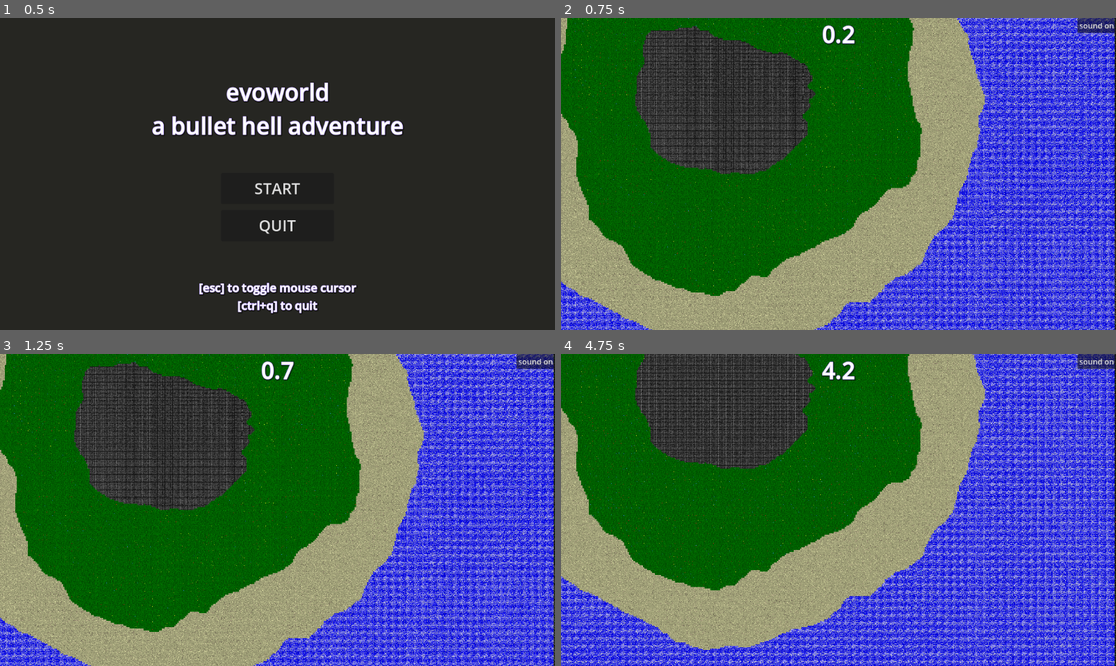
Above: before the commit, frames 1-4 (two rows, left to right).
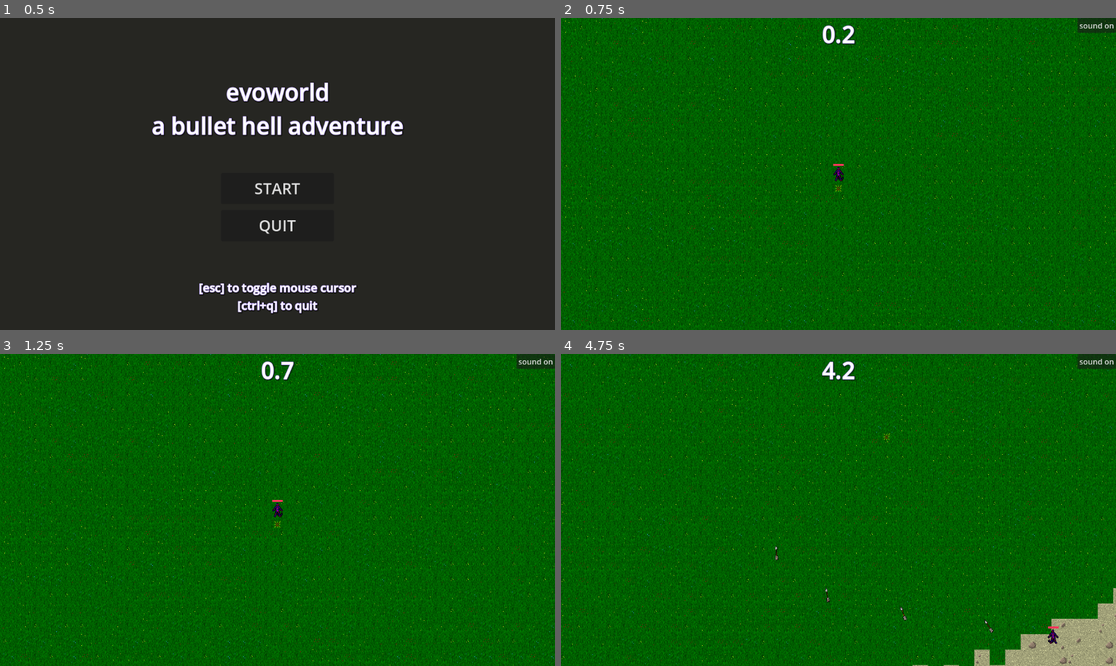
Above: after the commit, the same moments.

Repository: efredericks/evoworld-bullet-hell
Game: Godot game, scene res://scenes/menu.tscn
Same seed, same stepped clock (60 frames per second), same inputs: the game is played once before the commit and once after it.
Inputs (mouse positions are in pixels of both pictures, inside the frame that each line leads up to):
- Up to frame 1 (0.5 s): no input
- Up to frame 2 (0.75 s): click "START" at 0.5 s
- Up to frame 3 (1.25 s): no input
- Up to frame 4 (4.75 s): click "sound on" at 1.25 s; click "sound off" at 2 s; move the mouse to (960, 494) at 2.77 s; press the mouse at (960, 494) at 2.78 s; hold D (move_right) 2.78-3.53 s; move the mouse to (727, 525) at 3.52 s; release the mouse at (727, 525) at 3.53 s; hold S (move_down) 3.53-4.28 s; click (727, 525) at 3.6 s; move the mouse to (894, 441) at 4.27 s; press the mouse at (894, 441) at 4.28 s; hold D (move_right) from 4.28 s (still down)

Frame 1 is identical in both runs. In frame 2, 71% of the frame differs, in the area x 0-100%, y 0-100%; in frame 3, 71%; in frame 4, 76%.

Commit message:
spawner placement

Diff:
--- a/main.tscn
+++ b/main.tscn
@@ -238,7 +238,6 @@
 
 [node name="Camera2D" type="Camera2D" parent="." unique_id=173416757]
 position = Vector2(98, 136)
-zoom = Vector2(0.1, 0.1)
 limit_enabled = false
 limit_left = 0
 limit_top = -352
--- a/scripts/game_manager.gd
+++ b/scripts/game_manager.gd
@@ -19,6 +19,8 @@
 @onready var left_boundary: CollisionShape2D = $OuterBoundary/LeftBoundary
 @onready var right_boundary: CollisionShape2D = $OuterBoundary/RightBoundary
 
+@onready var enemy_spawner = $EnemySpawner
+
 @onready var player = $player
 @onready var camera = $Camera2D
 #@export var overworld: PackedScene = preload("res://scenes/overworld.tscn")
@@ -60,6 +62,7 @@
 ]
 
 var noise = FastNoiseLite.new()
+var noise2 = FastNoiseLite.new()
 
 #var game_map
 #var loading_done: bool = false
@@ -67,9 +70,17 @@
 #var lr: float = 0.0
 
 func _ready() -> void:
+	randomize()
+
 	noise.seed = randi()
 	noise.noise_type = FastNoiseLite.TYPE_SIMPLEX
 	noise.frequency = 0.005  # lower = larger features
+	noise.domain_warp_enabled = true
+	noise.domain_warp_amplitude = 50.0
+	noise.domain_warp_frequency = 0.01
+
+	noise2.seed = randi()
+	noise2.frequency = 0.002  # higher frequency = smaller details
 
 	Input.mouse_mode = Input.MOUSE_MODE_CONFINED_HIDDEN
 	cursor.visible = true
@@ -96,6 +107,12 @@
 	camera.limit_top = 0
 	camera.limit_right = map_width
 	camera.limit_bottom = map_height
+
+	enemy_spawner.get_node("EnemySpawnPoint").global_position = Vector2i(100, 100)
+	enemy_spawner.get_node("EnemySpawnPoint2").global_position = Vector2i(map_width - 100, 100)
+	enemy_spawner.get_node("EnemySpawnPoint3").global_position = Vector2i(100, map_height - 100)
+	enemy_spawner.get_node("EnemySpawnPoint4").global_position = Vector2i(map_width - 100, map_height - 100)
+
 
 	#outer_boundary.global_position = Vector2(map_width / 2.0, map_height / 2.0)
 	#left_boundary.global_position.x = -map_width / 2.0
@@ -203,7 +220,9 @@
 			else:
 				# distance from center, normalized 0-1
 				var dist = Vector2(c, r).distance_to(center) / max_dist
-				var noise_val = noise.get_noise_2d(c, r) * 0.1 # returns -1.0 to 1.0
+				#var noise_val = noise.get_noise_2d(c, r) * 0.1 # returns -1.0 to 1.0
+				var noise_val = (noise.get_noise_2d(c, r) * 0.15) + (noise2.get_noise_2d(c, r) * 0.025)
+
 				# combine distance with noise
 				var val = dist + noise_val
 				atlas_pos = _get_tile_for_value(val)#noise_val)
@@ -214,7 +233,7 @@
 			overworld.set_cell(pos, 0, atlas_pos)
 
 func is_walkable(val: float) -> bool:
-	return val > 0.75#-0.3 and val < 0.2  # anything that isn't beach or water
+	return val < 0.75 #-0.3 and val < 0.2  # anything that isn't beach or water
 
 func _get_tile_for_value(val: float) -> Vector2i:
 	if val < 0.2:
